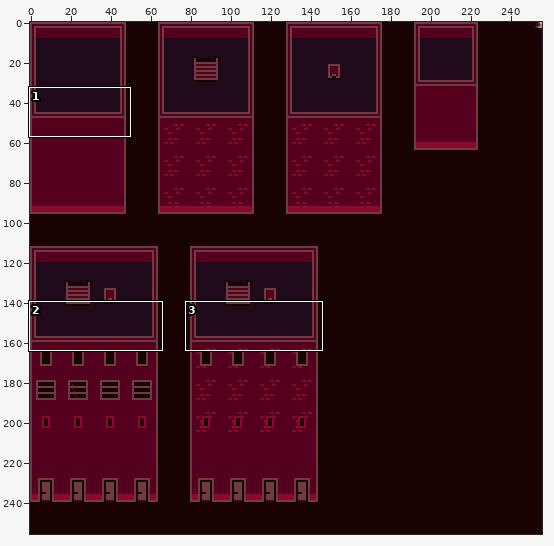
Edited in one commit: sprite sheet (assets/tiles/buildings.png). The picture above shows the old version from afar; the outline marks the close-up.
Close-up. As it was:
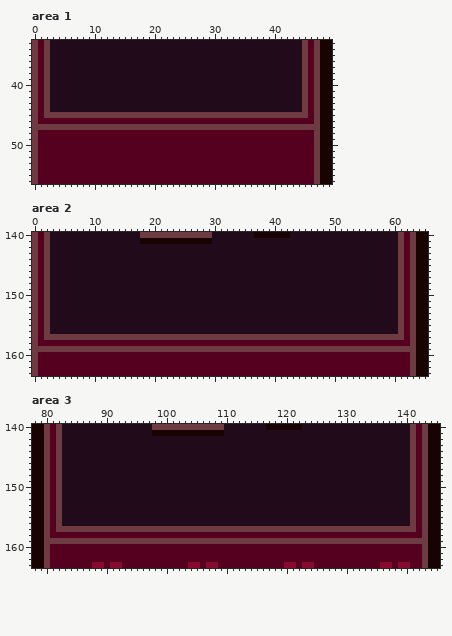
The file is 256x256 pixels. Shown: area 1: x 0..49, y 33..56; area 2: x 0..65, y 140..163; area 3: x 78..145, y 140..163. The commit also changed other parts of the picture, which this record leaves out.
And afterwards:
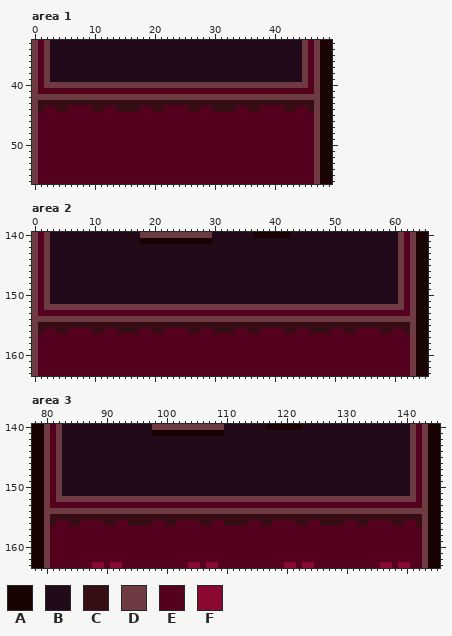
Palette (. is transparent): A #180202  B #210b1a  C #350d12  D #6d3b41  E #54001e  F #890930
Diff:
--- area 1
@@ x 0..49 @@
 39 DEDBBBBBBBBBBBBBBBBBBBBBBBBBBBBBBBBBBBBBBBBBBDEDAA
-40 DEDBBBBBBBBBBBBBBBBBBBBBBBBBBBBBBBBBBBBBBBBBBDEDAA
-41 DEDBBBBBBBBBBBBBBBBBBBBBBBBBBBBBBBBBBBBBBBBBBDEDAA
-42 DEDBBBBBBBBBBBBBBBBBBBBBBBBBBBBBBBBBBBBBBBBBBDEDAA
-43 DEDBBBBBBBBBBBBBBBBBBBBBBBBBBBBBBBBBBBBBBBBBBDEDAA
-44 DEDBBBBBBBBBBBBBBBBBBBBBBBBBBBBBBBBBBBBBBBBBBDEDAA
-45 DEDDDDDDDDDDDDDDDDDDDDDDDDDDDDDDDDDDDDDDDDDDDDEDAA
+40 DEDDDDDDDDDDDDDDDDDDDDDDDDDDDDDDDDDDDDDDDDDDDDEDAA
+41 DEEEEEEEEEEEEEEEEEEEEEEEEEEEEEEEEEEEEEEEEEEEEEEDAA
+42 DDDDDDDDDDDDDDDDDDDDDDDDDDDDDDDDDDDDDDDDDDDDDDDDAA
+43 DCCCCCCCCCCCCCCCCCCCCCCCCCCCCCCCCCCCCCCCCCCCCCCDAA
+44 DCEECCEEEECCEECCCCEECCEEEECCEECCCCEECCEEEECCEECDAA
+45 DEEEEEEEEEEEEEEEEEEEEEEEEEEEEEEEEEEEEEEEEEEEEEEDAA
 46 DEEEEEEEEEEEEEEEEEEEEEEEEEEEEEEEEEEEEEEEEEEEEEEDAA
-47 DDDDDDDDDDDDDDDDDDDDDDDDDDDDDDDDDDDDDDDDDDDDDDDDAA
+47 DEEEEEEEEEEEEEEEEEEEEEEEEEEEEEEEEEEEEEEEEEEEEEEDAA
 48 DEEEEEEEEEEEEEEEEEEEEEEEEEEEEEEEEEEEEEEEEEEEEEEDAA
--- area 2
@@ x 0..65 @@
 151 DEDBBBBBBBBBBBBBBBBBBBBBBBBBBBBBBBBBBBBBBBBBBBBBBBBBBBBBBBBBBDEDAA
-152 DEDBBBBBBBBBBBBBBBBBBBBBBBBBBBBBBBBBBBBBBBBBBBBBBBBBBBBBBBBBBDEDAA
-153 DEDBBBBBBBBBBBBBBBBBBBBBBBBBBBBBBBBBBBBBBBBBBBBBBBBBBBBBBBBBBDEDAA
-154 DEDBBBBBBBBBBBBBBBBBBBBBBBBBBBBBBBBBBBBBBBBBBBBBBBBBBBBBBBBBBDEDAA
-155 DEDBBBBBBBBBBBBBBBBBBBBBBBBBBBBBBBBBBBBBBBBBBBBBBBBBBBBBBBBBBDEDAA
-156 DEDBBBBBBBBBBBBBBBBBBBBBBBBBBBBBBBBBBBBBBBBBBBBBBBBBBBBBBBBBBDEDAA
-157 DEDDDDDDDDDDDDDDDDDDDDDDDDDDDDDDDDDDDDDDDDDDDDDDDDDDDDDDDDDDDDEDAA
+152 DEDDDDDDDDDDDDDDDDDDDDDDDDDDDDDDDDDDDDDDDDDDDDDDDDDDDDDDDDDDDDEDAA
+153 DEEEEEEEEEEEEEEEEEEEEEEEEEEEEEEEEEEEEEEEEEEEEEEEEEEEEEEEEEEEEEEDAA
+154 DDDDDDDDDDDDDDDDDDDDDDDDDDDDDDDDDDDDDDDDDDDDDDDDDDDDDDDDDDDDDDDDAA
+155 DCCCCCCCCCCCCCCCCCCCCCCCCCCCCCCCCCCCCCCCCCCCCCCCCCCCCCCCCCCCCCCDAA
+156 DCEECCEEEECCEECCCCEECCEEEECCEECCCCEECCEEEECCEECCCCEECCEEEECCEECDAA
+157 DEEEEEEEEEEEEEEEEEEEEEEEEEEEEEEEEEEEEEEEEEEEEEEEEEEEEEEEEEEEEEEDAA
 158 DEEEEEEEEEEEEEEEEEEEEEEEEEEEEEEEEEEEEEEEEEEEEEEEEEEEEEEEEEEEEEEDAA
-159 DDDDDDDDDDDDDDDDDDDDDDDDDDDDDDDDDDDDDDDDDDDDDDDDDDDDDDDDDDDDDDDDAA
+159 DEEEEEEEEEEEEEEEEEEEEEEEEEEEEEEEEEEEEEEEEEEEEEEEEEEEEEEEEEEEEEEDAA
 160 DEEEEEEEEEEEEEEEEEEEEEEEEEEEEEEEEEEEEEEEEEEEEEEEEEEEEEEEEEEEEEEDAA
--- area 3
@@ x 78..145 @@
 151 AADEDBBBBBBBBBBBBBBBBBBBBBBBBBBBBBBBBBBBBBBBBBBBBBBBBBBBBBBBBBBDEDAA
-152 AADEDBBBBBBBBBBBBBBBBBBBBBBBBBBBBBBBBBBBBBBBBBBBBBBBBBBBBBBBBBBDEDAA
-153 AADEDBBBBBBBBBBBBBBBBBBBBBBBBBBBBBBBBBBBBBBBBBBBBBBBBBBBBBBBBBBDEDAA
-154 AADEDBBBBBBBBBBBBBBBBBBBBBBBBBBBBBBBBBBBBBBBBBBBBBBBBBBBBBBBBBBDEDAA
-155 AADEDBBBBBBBBBBBBBBBBBBBBBBBBBBBBBBBBBBBBBBBBBBBBBBBBBBBBBBBBBBDEDAA
-156 AADEDBBBBBBBBBBBBBBBBBBBBBBBBBBBBBBBBBBBBBBBBBBBBBBBBBBBBBBBBBBDEDAA
-157 AADEDDDDDDDDDDDDDDDDDDDDDDDDDDDDDDDDDDDDDDDDDDDDDDDDDDDDDDDDDDDDEDAA
+152 AADEDDDDDDDDDDDDDDDDDDDDDDDDDDDDDDDDDDDDDDDDDDDDDDDDDDDDDDDDDDDDEDAA
+153 AADEEEEEEEEEEEEEEEEEEEEEEEEEEEEEEEEEEEEEEEEEEEEEEEEEEEEEEEEEEEEEEDAA
+154 AADDDDDDDDDDDDDDDDDDDDDDDDDDDDDDDDDDDDDDDDDDDDDDDDDDDDDDDDDDDDDDDDAA
+155 AADCCCCCCCCCCCCCCCCCCCCCCCCCCCCCCCCCCCCCCCCCCCCCCCCCCCCCCCCCCCCCCDAA
+156 AADCEECCEEEECCEECCCCEECCEEEECCEECCCCEECCEEEECCEECCCCEECCEEEECCEECDAA
+157 AADEEEEEEEEEEEEEEEEEEEEEEEEEEEEEEEEEEEEEEEEEEEEEEEEEEEEEEEEEEEEEEDAA
 158 AADEEEEEEEEEEEEEEEEEEEEEEEEEEEEEEEEEEEEEEEEEEEEEEEEEEEEEEEEEEEEEEDAA
-159 AADDDDDDDDDDDDDDDDDDDDDDDDDDDDDDDDDDDDDDDDDDDDDDDDDDDDDDDDDDDDDDDDAA
+159 AADEEEEEEEEEEEEEEEEEEEEEEEEEEEEEEEEEEEEEEEEEEEEEEEEEEEEEEEEEEEEEEDAA
 160 AADEEEEEEEEEEEEEEEEEEEEEEEEEEEEEEEEEEEEEEEEEEEEEEEEEEEEEEEEEEEEEEDAA
